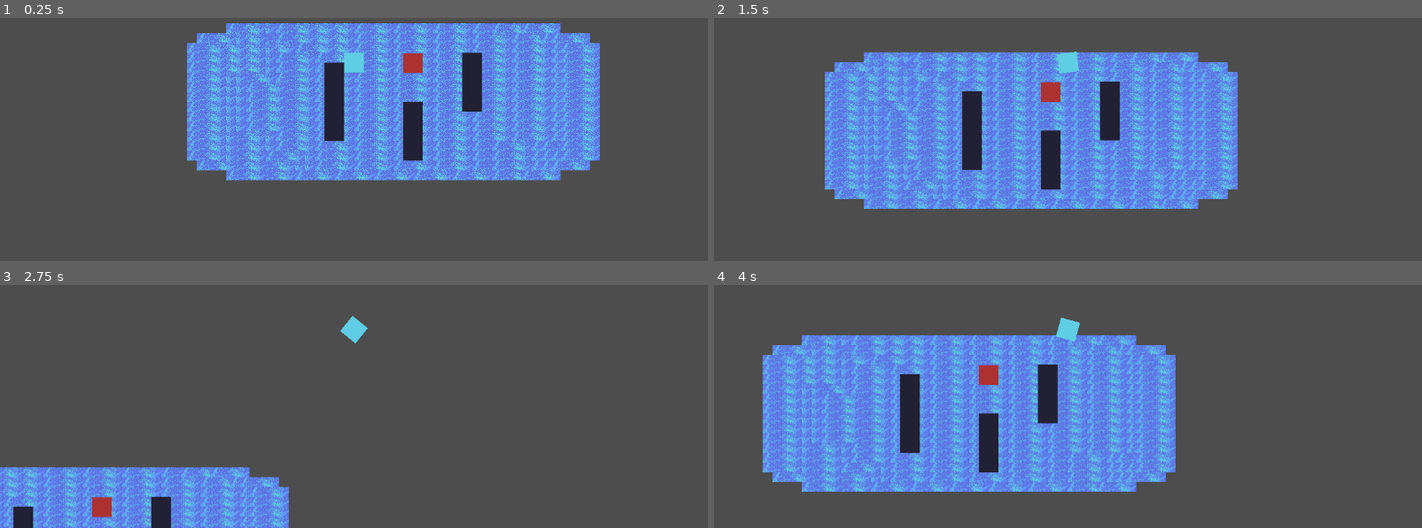
Above: before the commit, frames 1-4 (two rows, left to right).
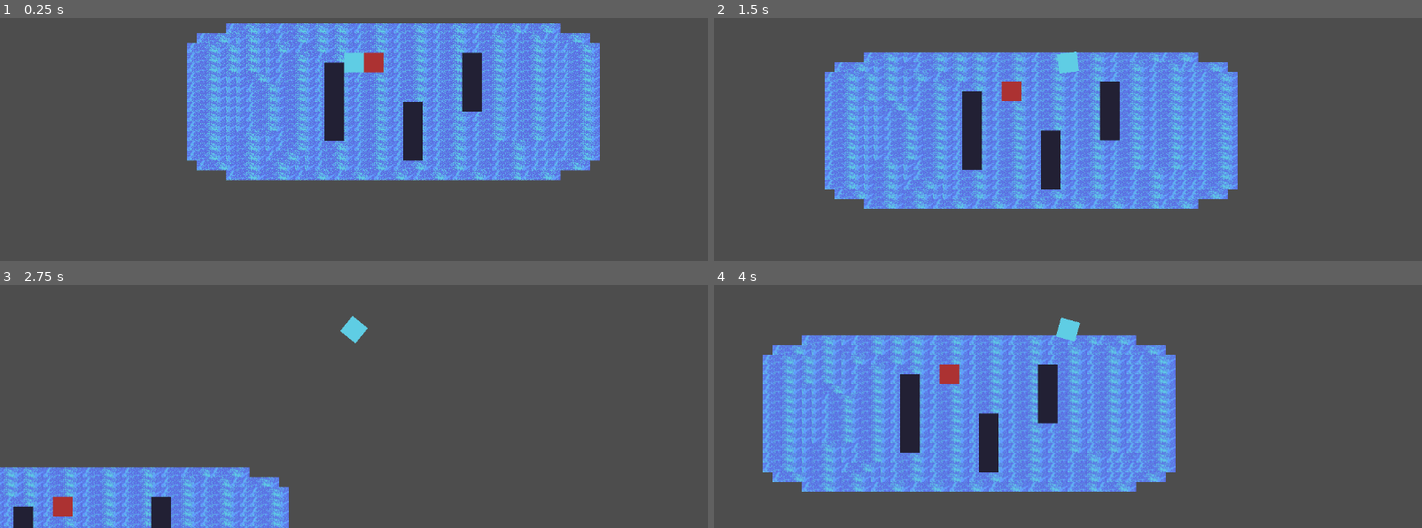
Above: after the commit, the same moments.

Repository: Butlchr17/BubbleBoats2
Game: Godot game, scene res://Scenes/Scene(1).tscn
Same seed, same stepped clock (60 frames per second), same inputs: the game is played once before the commit and once after it. Before the commit the project starts from res://Scene(1).tscn.
Inputs (mouse positions are in pixels of both pictures, inside the frame that each line leads up to):
- Up to frame 1 (0.25 s): no input
- Up to frame 2 (1.5 s): tap Enter at 0.5 s; move the mouse to (1223, 42) at 0.52 s; hold W (Up) 0.53-1.28 s; hold Q 0.53-1.28 s; move the mouse to (926, 83) at 1.27 s; hold S (Down) from 1.28 s (still down); tap Q at 1.35 s
- Up to frame 3 (2.75 s): move the mouse to (outside the picture) at 2.02 s; release S (Down) at 2.03 s; hold W (Up) from 2.03 s (still down); hold Q from 2.03 s (still down)
- Up to frame 4 (4 s): move the mouse to (1032, 408) at 2.77 s; release Q at 2.78 s; tap Q at 2.85 s; move the mouse to (1280, 389) at 3.52 s; release W (Up) at 3.53 s; hold S (Down) from 3.53 s (still down); hold Q from 3.53 s (still down)

The runs differ from the first frame. In frame 1, 0.5% of the frame differs, in the area x 51-60%, y 14-23%; in frame 2, 0.5%; in frame 3, 0.5%; in frame 4, 0.5%.

Commit message:
Fixed tile detection and prettied it up.

Diff:
--- a/bubbleboats2/Scene(1).tscn
+++ b/bubbleboats2/Scenes/Scene(1).tscn
@@ -1,24 +1,26 @@
-[gd_scene load_steps=12 format=4 uid="uid://mwjvr6jattgj"]
+[gd_scene load_steps=9 format=4 uid="uid://mwjvr6jattgj"]
 
-[ext_resource type="Script" path="res://CharacterMovement.gd" id="1_3vky0"]
-[ext_resource type="Texture2D" uid="uid://dnt54qi1it2nv" path="res://temp_player.png" id="2_shkhv"]
-[ext_resource type="Texture2D" uid="uid://bfxhtif3rd05m" path="res://TempTiles.png" id="3_mtqth"]
-[ext_resource type="Texture2D" uid="uid://bysjf8tyuu7c3" path="res://tempAISprite.png" id="4_agkv8"]
-[ext_resource type="Texture2D" uid="uid://cjdlcrlngkuus" path="res://TempWallTile.png" id="5_5ebj0"]
-
-[sub_resource type="RectangleShape2D" id="RectangleShape2D_f5k08"]
+[ext_resource type="PackedScene" uid="uid://bnmhyc7b58i58" path="res://Scenes/player.tscn" id="1_kecln"]
+[ext_resource type="Texture2D" uid="uid://bfxhtif3rd05m" path="res://Sprites/TempTiles.png" id="3_mtqth"]
+[ext_resource type="PackedScene" uid="uid://2jdvt4lt5vt2" path="res://Scenes/enemy.tscn" id="4_6h8r0"]
+[ext_resource type="Texture2D" uid="uid://cjdlcrlngkuus" path="res://Sprites/TempWallTile.png" id="5_5ebj0"]
 
 [sub_resource type="TileSetAtlasSource" id="TileSetAtlasSource_7g0i5"]
 texture = ExtResource("3_mtqth")
 0:0/0 = 0
+0:0/0/physics_layer_0/polygon_0/points = PackedVector2Array(-8, -8, -8, 8, 8, 8, 8, -8)
 1:0/0 = 0
+1:0/0/physics_layer_0/polygon_0/points = PackedVector2Array(-8, -8, -8, 8, 8, 8, 8, -8)
 2:0/0 = 0
+2:0/0/physics_layer_0/polygon_0/points = PackedVector2Array(-8, 8, -8, -8, 8, -8, 8, 8)
 3:0/0 = 0
+3:0/0/physics_layer_0/polygon_0/points = PackedVector2Array(-8, -8, 8, -8, 8, 8, -8, 8)
 
 [sub_resource type="TileSet" id="TileSet_evx1t"]
+physics_layer_0/collision_layer = 2
+custom_data_layer_0/name = "Terrain"
+custom_data_layer_0/type = 2
 sources/0 = SubResource("TileSetAtlasSource_7g0i5")
-
-[sub_resource type="RectangleShape2D" id="RectangleShape2D_v313o"]
 
 [sub_resource type="TileSetAtlasSource" id="TileSetAtlasSource_cqfg0"]
 texture = ExtResource("5_5ebj0")
@@ -28,37 +30,37 @@
 1:1/0 = 0
 
 [sub_resource type="TileSet" id="TileSet_6sq5b"]
+physics_layer_0/collision_layer = 1
+custom_data_layer_0/name = "Obstacles"
+custom_data_layer_0/type = 2
 sources/0 = SubResource("TileSetAtlasSource_cqfg0")
 
 [node name="Node2D" type="Node2D"]
 
-[node name="CharacterBody2D2" type="CharacterBody2D" parent="."]
-script = ExtResource("1_3vky0")
+[node name="Player" parent="." instance=ExtResource("1_kecln")]
 
-[node name="CollisionShape2D" type="CollisionShape2D" parent="CharacterBody2D2"]
-scale = Vector2(1.6, 1.6)
-shape = SubResource("RectangleShape2D_f5k08")
+[node name="TerrainDetector" parent="Player" index="3" node_paths=PackedStringArray("Tilemap")]
+Tilemap = NodePath("../../Map/MapLayer")
+terrain_custom_data_name = "Terrain"
+terrain_names = ["Water"]
 
-[node name="Sprite2D" type="Sprite2D" parent="CharacterBody2D2"]
-texture = ExtResource("2_shkhv")
+[node name="ObstacleDetector" parent="Player" index="4" node_paths=PackedStringArray("Tilemap")]
+Tilemap = NodePath("../../Map/ObstacleLayer")
+terrain_custom_data_name = "Obstacles"
+terrain_names = ["Wall"]
 
-[node name="Camera2D" type="Camera2D" parent="CharacterBody2D2"]
+[node name="Enemy" parent="." instance=ExtResource("4_6h8r0")]
 
-[node name="MapLayer" type="TileMapLayer" parent="."]
+[node name="Map" type="Node" parent="."]
+
+[node name="MapLayer" type="TileMapLayer" parent="Map"]
 z_index = -1
 tile_map_data = PackedByteArray("AAD6//z/AAACAAAAAAD7//z/AAADAAAAAAD8//z/AAACAAAAAAD9//z/AAADAAAAAAD+//z/AAAAAAAAAAD/// …(10352 unchanged characters)…
 tile_set = SubResource("TileSet_evx1t")
 
-[node name="CharacterBody2D" type="CharacterBody2D" parent="."]
-
-[node name="CollisionShape2D" type="CollisionShape2D" parent="CharacterBody2D"]
-scale = Vector2(1.6, 1.6)
-shape = SubResource("RectangleShape2D_v313o")
-
-[node name="Sprite2D" type="Sprite2D" parent="CharacterBody2D"]
-position = Vector2(64, 1)
-texture = ExtResource("4_agkv8")
-
-[node name="ObstacleLayer" type="TileMapLayer" parent="."]
+[node name="ObstacleLayer" type="TileMapLayer" parent="Map"]
 tile_map_data = PackedByteArray("AAAJAP//AAAAAAAAAAAJAAAAAAAAAAEAAAAKAP//AAABAAAAAAAKAAAAAAABAAEAAAAJAAEAAAAAAAAAAAAJAA …(560 unchanged characters)…
 tile_set = SubResource("TileSet_6sq5b")
+
+[editable path="Player"]
+[editable path="Enemy"]
--- /dev/null
+++ b/bubbleboats2/Scenes/enemy.tscn
@@ -0,0 +1,14 @@
+[gd_scene load_steps=3 format=3 uid="uid://2jdvt4lt5vt2"]
+
+[ext_resource type="Texture2D" uid="uid://bysjf8tyuu7c3" path="res://Sprites/tempAISprite.png" id="1_5xrpo"]
+
+[sub_resource type="RectangleShape2D" id="RectangleShape2D_v313o"]
+
+[node name="Enemy" type="CharacterBody2D"]
+
+[node name="CollisionShape2D" type="CollisionShape2D" parent="."]
+scale = Vector2(1.6, 1.6)
+shape = SubResource("RectangleShape2D_v313o")
+
+[node name="Sprite2D" type="Sprite2D" parent="."]
+texture = ExtResource("1_5xrpo")
--- /dev/null
+++ b/bubbleboats2/Scenes/player.tscn
@@ -0,0 +1,40 @@
+[gd_scene load_steps=7 format=3 uid="uid://bnmhyc7b58i58"]
+
+[ext_resource type="Script" path="res://Scripts/CharacterMovement.gd" id="1_oga66"]
+[ext_resource type="Texture2D" uid="uid://dnt54qi1it2nv" path="res://Sprites/temp_player.png" id="2_8pndu"]
+[ext_resource type="Script" path="res://Scripts/TileDetection.gd" id="3_jo4lu"]
+
+[sub_resource type="RectangleShape2D" id="RectangleShape2D_f5k08"]
+
+[sub_resource type="RectangleShape2D" id="RectangleShape2D_kgsw4"]
+size = Vector2(32, 32)
+
+[sub_resource type="RectangleShape2D" id="RectangleShape2D_nu1jb"]
+
+[node name="Player" type="CharacterBody2D"]
+script = ExtResource("1_oga66")
+
+[node name="CollisionShape2D" type="CollisionShape2D" parent="."]
+scale = Vector2(1.6, 1.6)
+shape = SubResource("RectangleShape2D_f5k08")
+
+[node name="Sprite2D" type="Sprite2D" parent="."]
+texture = ExtResource("2_8pndu")
+
+[node name="Camera2D" type="Camera2D" parent="."]
+
+[node name="TerrainDetector" type="Area2D" parent="."]
+collision_mask = 2
+script = ExtResource("3_jo4lu")
+
+[node name="CollisionShape2D" type="CollisionShape2D" parent="TerrainDetector"]
+shape = SubResource("RectangleShape2D_kgsw4")
+
+[node name="ObstacleDetector" type="Area2D" parent="."]
+script = ExtResource("3_jo4lu")
+
+[node name="CollisionShape2D" type="CollisionShape2D" parent="ObstacleDetector"]
+shape = SubResource("RectangleShape2D_nu1jb")
+
+[connection signal="body_shape_entered" from="TerrainDetector" to="TerrainDetector" method="_on_body_shape_entered"]
+[connection signal="body_shape_entered" from="ObstacleDetector" to="ObstacleDetector" method="_on_body_shape_entered"]
--- a/bubbleboats2/CharacterMovement.gd
+++ b/bubbleboats2/Scripts/CharacterMovement.gd
@@ -6,6 +6,6 @@
 	look_at(get_global_mouse_position())
 	velocity = transform.x * Input.get_axis("Down", "Up") * speed
 
-func _physics_process(delta):
+func _physics_process(_delta: float) -> void:
 	get_input()
 	move_and_slide()
--- /dev/null
+++ b/bubbleboats2/Scripts/TileDetection.gd
@@ -0,0 +1,38 @@
+extends Area2D
+
+@export_group("Tile Map Properties")
+@export var Tilemap: TileMapLayer
+@export var terrain_custom_data_name: String = ""
+@export var terrain_names = [""]
+#Terrain names will correspond to the number assigned to a tile
+#in the assigned custom data
+
+var current_tilemaplayer : TileMapLayer
+var last_tile_name: String
+var coordinates: Vector2i
+var resource_coordinates: Vector2i
+var collided_tile_coords
+var collided_tile_global_coords
+
+#functions
+
+func _break_tile() -> void:
+	#delete tile
+	current_tilemaplayer.set_cell(collided_tile_coords, -1)
+	collided_tile_global_coords = current_tilemaplayer.map_to_local(collided_tile_coords)
+	print(collided_tile_global_coords)
+
+func _process_tile_collision(body: Node2D, body_rid: RID):
+	collided_tile_coords = body.get_coords_for_body_rid(body_rid)
+	var tile_data_num = body.get_cell_tile_data(collided_tile_coords).get_custom_data(terrain_custom_data_name)
+	var tile_name = terrain_names[tile_data_num]
+	last_tile_name = tile_name
+	coordinates = collided_tile_coords
+	if(Input.is_physical_key_pressed(KEY_Q)):
+		print("You are on " + tile_name + "\n" + str(collided_tile_coords) + "\n" + "-----------------------------------------------" )
+
+#signals
+
+func _on_body_shape_entered(body_rid: RID, body: Node2D, _body_shape_index: int, _local_shape_index: int) -> void:
+	if body == Tilemap:
+		_process_tile_collision(body, body_rid)
--- a/bubbleboats2/project.godot
+++ b/bubbleboats2/project.godot
@@ -11,9 +11,13 @@
 [application]
 
 config/name="BubbleBoats2"
-run/main_scene="res://Scene(1).tscn"
+run/main_scene="res://Scenes/Scene(1).tscn"
 config/features=PackedStringArray("4.3", "Forward Plus")
 config/icon="res://icon.svg"
+
+[dotnet]
+
+project/assembly_name="BubbleBoats2"
 
 [input]
 
Renamed: bubbleboats2/TempTiles.png -> bubbleboats2/Sprites/TempTiles.png
Not shown, changed: bubbleboats2/Sprites/TempTiles.png.import
Renamed: bubbleboats2/TempWallTile.png -> bubbleboats2/Sprites/TempWallTile.png
Not shown, changed: bubbleboats2/Sprites/TempWallTile.png.import
Renamed: bubbleboats2/tempAISprite.png -> bubbleboats2/Sprites/tempAISprite.png
Not shown, changed: bubbleboats2/Sprites/tempAISprite.png.import
Renamed: bubbleboats2/temp_player.png -> bubbleboats2/Sprites/temp_player.png
Not shown, changed: bubbleboats2/Sprites/temp_player.png.import
